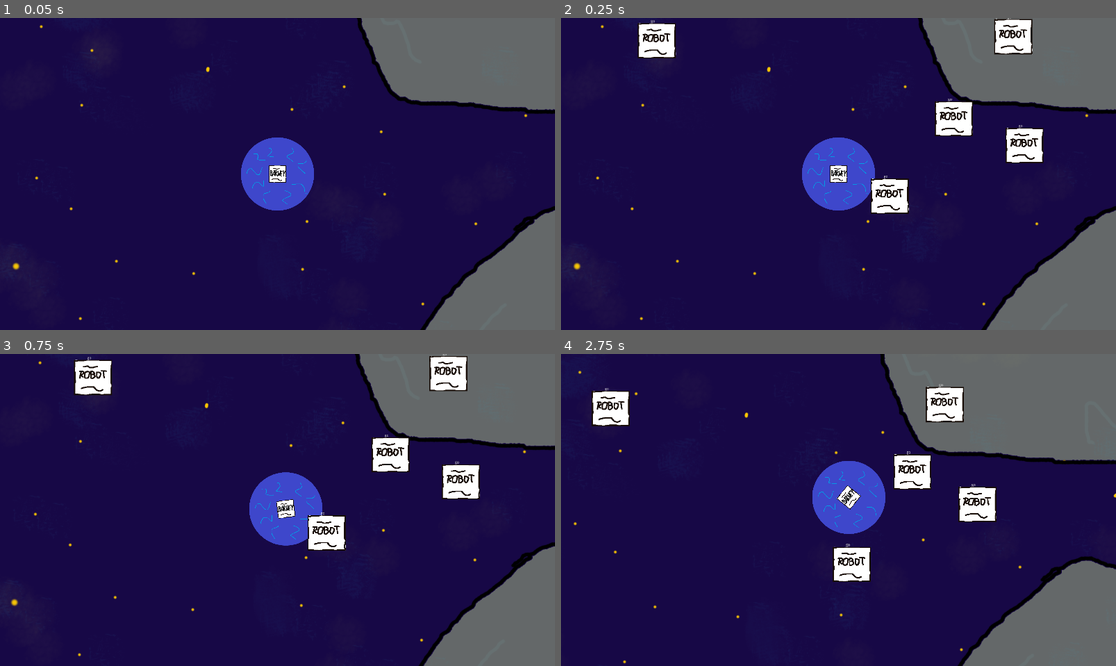
Above: before the commit, frames 1-4 (two rows, left to right).
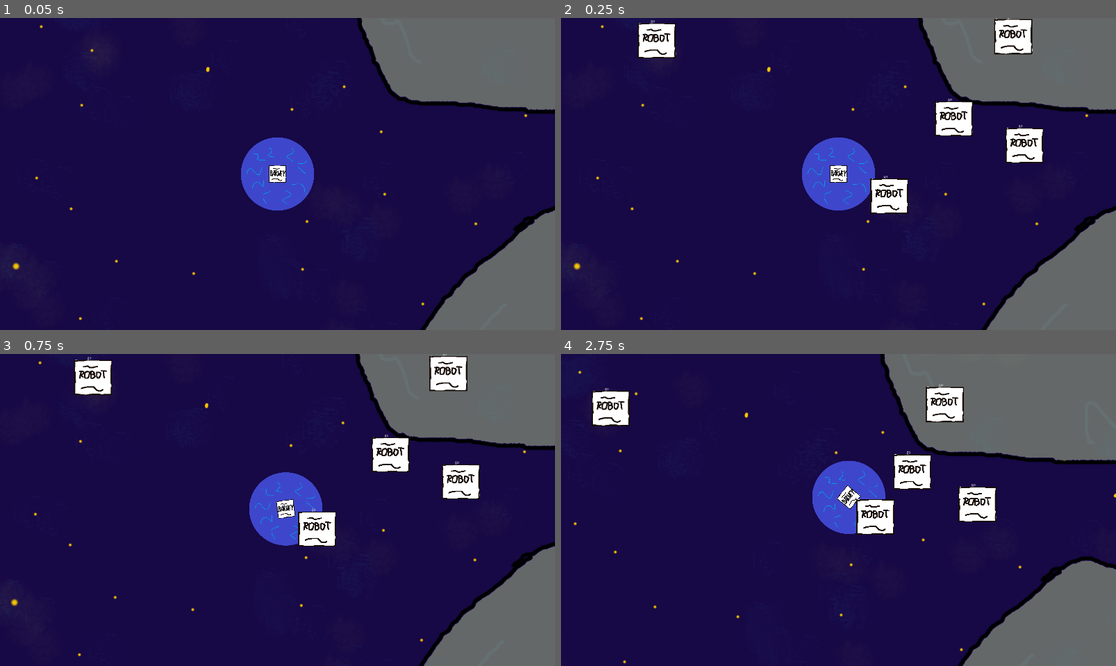
Above: after the commit, the same moments.

Repository: game-jam-team-gut/not-so-lonely
Game: Godot game, scene res://Space.tscn
Same seed, same stepped clock (60 frames per second), same inputs: the game is played once before the commit and once after it.
Inputs (mouse positions are in pixels of both pictures, inside the frame that each line leads up to):
- Up to frame 1 (0.05 s): no input
- Up to frame 2 (0.25 s): no input
- Up to frame 3 (0.75 s): move the mouse to (399, 494) at 0.52 s; press the mouse at (399, 494) at 0.53 s
- Up to frame 4 (2.75 s): move the mouse to (727, 525) at 1.27 s; release the mouse at (727, 525) at 1.28 s; right-click (727, 525) at 1.35 s; move the mouse to (894, 441) at 2.02 s; press the mouse at (894, 441) at 2.03 s

Frame 1 is identical in both runs. In frame 2, less than 0.1% of the frame differs, in the area x 55-63%, y 50-63%; in frame 3, 0.7%; in frame 4, 1.6%, in the area x 48-61%, y 46-74%.

Commit message:
Working Magnetic Field

Diff:
--- a/Space/Barney/Barney.gd
+++ b/Space/Barney/Barney.gd
@@ -36,7 +36,19 @@
 
 func _on_MagneticField_area_entered(area):
 	if area.is_in_group("ForeignRobots"):
-		pass
+		var foreignRobot = area.get_parent()
+		var positionDifference = foreignRobot.position - self.position
+		print(positionDifference)
+
+		if(positionDifference.x < 0):
+			foreignRobot.add_force(Vector2(0, 0), Vector2(-positionDifference.x, 0))
+		elif(positionDifference.x > 0):
+			foreignRobot.add_force(Vector2(0, 0), Vector2(-positionDifference.x, 0))
+		if(positionDifference.y < 0):
+			foreignRobot.add_force(Vector2(0, 0), Vector2(0, -positionDifference.y))
+		elif(positionDifference.y > 0):
+			foreignRobot.add_force(Vector2(0, 0), Vector2(0, -positionDifference.y))
+
 
 func _on_StickingField_area_entered(area):
 	if area.is_in_group("ForeignRobots"):
